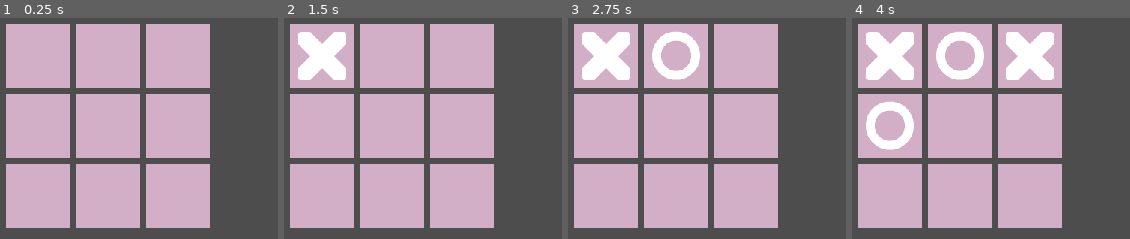
Above: before the commit, frames 1-4 (left to right).
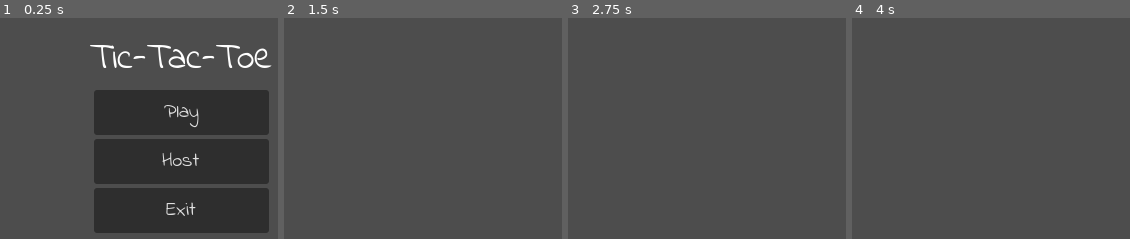
Above: after the commit, the same moments.

Repository: gkanwar/godot-tictactoe
Game: Godot game, scene res://game.tscn
Same seed, same stepped clock (60 frames per second), same inputs: the game is played once before the commit and once after it.
Inputs (mouse positions are in pixels of both pictures, inside the frame that each line leads up to):
- Up to frame 1 (0.25 s): no input
- Up to frame 2 (1.5 s): click (464, 161) at 0.5 s, where only the run after the commit has a clickable "Host"; tap Enter at 1.25 s; move the mouse to (322, 55) at 1.27 s; click (322, 55) at 1.42 s
- Up to frame 3 (2.75 s): tap Space at 2 s; move the mouse to (676, 55) at 2.02 s; click (676, 55) at 2.17 s
- Up to frame 4 (4 s): tap Enter at 2.75 s; move the mouse to (1029, 55) at 2.77 s; click (1029, 55) at 2.92 s; tap Space at 3.5 s; move the mouse to (890, 126) at 3.52 s; click (890, 126) at 3.67 s

The runs differ from the first frame. In frame 1, 77% of the frame differs, in the area x 2-98%, y 2-98%; in frame 2, 60%; in frame 3, 60%; in frame 4, 60%.

Commit message:
basic menu system

Diff:
--- a/game.tscn
+++ b/game.tscn
@@ -1,42 +1,112 @@
-[gd_scene load_steps=4 format=3 uid="uid://drvf0jrx872j0"]
+[gd_scene load_steps=7 format=3 uid="uid://drvf0jrx872j0"]
 
+[ext_resource type="Script" path="res://manager.gd" id="1_2tgya"]
 [ext_resource type="Script" path="res://board.gd" id="1_hqhoe"]
 [ext_resource type="Script" path="res://game.gd" id="1_ms3vy"]
 [ext_resource type="PackedScene" uid="uid://c5yuvkvhxg37v" path="res://tile.tscn" id="1_oexni"]
+[ext_resource type="Script" path="res://menu.gd" id="4_ok8pt"]
+[ext_resource type="Script" path="res://lobby.gd" id="6_7j5sa"]
 
-[node name="SceneManager" type="Node"]
+[node name="Root" type="Node"]
 
-[node name="Game" type="Node2D" parent="."]
+[node name="SceneManager" type="Node" parent="." node_paths=PackedStringArray("game_scene", "menu_scene", "lobby_scene")]
 unique_name_in_owner = true
+script = ExtResource("1_2tgya")
+game_scene = NodePath("Game")
+menu_scene = NodePath("Menu")
+lobby_scene = NodePath("Lobby")
+
+[node name="Game" type="Node2D" parent="SceneManager"]
+unique_name_in_owner = true
+visible = false
 script = ExtResource("1_ms3vy")
 
-[node name="Board" type="Node2D" parent="Game"]
+[node name="Board" type="Node2D" parent="SceneManager/Game"]
 position = Vector2(116, 123)
 script = ExtResource("1_hqhoe")
 
-[node name="Tile11" parent="Game/Board" instance=ExtResource("1_oexni")]
+[node name="Tile11" parent="SceneManager/Game/Board" instance=ExtResource("1_oexni")]
 position = Vector2(40, 40)
 
-[node name="Tile12" parent="Game/Board" instance=ExtResource("1_oexni")]
+[node name="Tile12" parent="SceneManager/Game/Board" instance=ExtResource("1_oexni")]
 position = Vector2(110, 40)
 
-[node name="Tile13" parent="Game/Board" instance=ExtResource("1_oexni")]
+[node name="Tile13" parent="SceneManager/Game/Board" instance=ExtResource("1_oexni")]
 position = Vector2(180, 40)
 
-[node name="Tile21" parent="Game/Board" instance=ExtResource("1_oexni")]
+[node name="Tile21" parent="SceneManager/Game/Board" instance=ExtResource("1_oexni")]
 position = Vector2(40, 110)
 
-[node name="Tile22" parent="Game/Board" instance=ExtResource("1_oexni")]
+[node name="Tile22" parent="SceneManager/Game/Board" instance=ExtResource("1_oexni")]
 position = Vector2(110, 110)
 
-[node name="Tile23" parent="Game/Board" instance=ExtResource("1_oexni")]
+[node name="Tile23" parent="SceneManager/Game/Board" instance=ExtResource("1_oexni")]
 position = Vector2(180, 110)
 
-[node name="Tile31" parent="Game/Board" instance=ExtResource("1_oexni")]
+[node name="Tile31" parent="SceneManager/Game/Board" instance=ExtResource("1_oexni")]
 position = Vector2(40, 180)
 
-[node name="Tile32" parent="Game/Board" instance=ExtResource("1_oexni")]
+[node name="Tile32" parent="SceneManager/Game/Board" instance=ExtResource("1_oexni")]
 position = Vector2(110, 180)
 
-[node name="Tile33" parent="Game/Board" instance=ExtResource("1_oexni")]
+[node name="Tile33" parent="SceneManager/Game/Board" instance=ExtResource("1_oexni")]
 position = Vector2(180, 180)
+
+[node name="Menu" type="Control" parent="SceneManager"]
+layout_mode = 3
+anchors_preset = 15
+anchor_right = 1.0
+anchor_bottom = 1.0
+grow_horizontal = 2
+grow_vertical = 2
+script = ExtResource("4_ok8pt")
+
+[node name="MarginContainer" type="MarginContainer" parent="SceneManager/Menu"]
+layout_mode = 1
+anchors_preset = 15
+anchor_right = 1.0
+anchor_bottom = 1.0
+grow_horizontal = 2
+grow_vertical = 2
+theme_override_constants/margin_top = 10
+theme_override_constants/margin_bottom = 10
+
+[node name="VBoxContainer" type="VBoxContainer" parent="SceneManager/Menu/MarginContainer"]
+layout_mode = 2
+size_flags_horizontal = 4
+size_flags_vertical = 4
+
+[node name="Title" type="Label" parent="SceneManager/Menu/MarginContainer/VBoxContainer"]
+layout_mode = 2
+size_flags_horizontal = 4
+theme_type_variation = &"TitleLabel"
+text = "Tic-Tac-Toe"
+horizontal_alignment = 1
+
+[node name="PlayButton" type="Button" parent="SceneManager/Menu/MarginContainer/VBoxContainer"]
+unique_name_in_owner = true
+custom_minimum_size = Vector2(175, 45)
+layout_mode = 2
+size_flags_horizontal = 4
+text = "Play"
+
+[node name="HostButton" type="Button" parent="SceneManager/Menu/MarginContainer/VBoxContainer"]
+unique_name_in_owner = true
+custom_minimum_size = Vector2(175, 45)
+layout_mode = 2
+size_flags_horizontal = 4
+text = "Host"
+
+[node name="ExitButton" type="Button" parent="SceneManager/Menu/MarginContainer/VBoxContainer"]
+unique_name_in_owner = true
+custom_minimum_size = Vector2(175, 45)
+layout_mode = 2
+size_flags_horizontal = 4
+text = "Exit"
+
+[node name="Lobby" type="Control" parent="SceneManager"]
+layout_mode = 3
+anchors_preset = 0
+offset_right = 40.0
+offset_bottom = 40.0
+script = ExtResource("6_7j5sa")
--- /dev/null
+++ b/lobby.gd
@@ -0,0 +1,8 @@
+class_name Lobby
+extends Control
+
+func intent_play():
+	print("PLAY")
+
+func intent_host():
+	print("HOST")
--- /dev/null
+++ b/manager.gd
@@ -0,0 +1,34 @@
+class_name SceneManager
+extends Node
+
+enum Scene {GAME_SCENE, MENU_SCENE, LOBBY_SCENE}
+enum Intent {DEFAULT, LOBBY_PLAY, LOBBY_HOST}
+
+@export_group("Scenes")
+@export var game_scene: Game
+@export var menu_scene: Menu
+@export var lobby_scene: Lobby
+
+@onready var scene_map = {
+	Scene.GAME_SCENE: game_scene,
+	Scene.MENU_SCENE: menu_scene,
+	Scene.LOBBY_SCENE: lobby_scene,
+}
+
+signal jumped_to_scene(scene, intent)
+
+func _ready():
+	jumped_to_scene.connect(_jumped_to_scene)
+
+func _jumped_to_scene(scene: Scene, intent: Intent):
+	for k in scene_map:
+		if (k == scene):
+			scene_map[k].show()
+		else:
+			scene_map[k].hide()
+	if intent == Intent.DEFAULT:
+		return
+	elif intent == Intent.LOBBY_PLAY:
+		lobby_scene.intent_play()
+	elif intent == Intent.LOBBY_HOST:
+		lobby_scene.intent_host()
--- /dev/null
+++ b/menu.gd
@@ -0,0 +1,24 @@
+class_name Menu
+extends Control
+
+@onready var play_button: Button = %PlayButton
+@onready var host_button: Button = %HostButton
+@onready var exit_button: Button = %ExitButton
+@onready var scene_manager: Node = %SceneManager
+
+
+func _ready():
+	play_button.pressed.connect(_play_pressed)
+	host_button.pressed.connect(_host_pressed)
+	exit_button.pressed.connect(_exit_pressed)
+
+func _play_pressed():
+	scene_manager.jumped_to_scene.emit(
+		SceneManager.Scene.LOBBY_SCENE, SceneManager.Intent.LOBBY_PLAY)
+
+func _host_pressed():
+	scene_manager.jumped_to_scene.emit(
+		SceneManager.Scene.LOBBY_SCENE, SceneManager.Intent.LOBBY_HOST)
+
+func _exit_pressed():
+	get_tree().quit()
--- a/project.godot
+++ b/project.godot
@@ -29,6 +29,10 @@
 
 project/assembly_name="TicTacToe"
 
+[gui]
+
+theme/custom="res://themes/global_theme.tres"
+
 [rendering]
 
 renderer/rendering_method="mobile"
--- /dev/null
+++ b/themes/global_theme.tres
@@ -0,0 +1,12 @@
+[gd_resource type="Theme" load_steps=3 format=3 uid="uid://m1v5tclgi5yg"]
+
+[ext_resource type="FontFile" uid="uid://btieg1hk2fhvl" path="res://assets/fonts/IndieFlower/IndieFlower-Regular.ttf" id="1_l3s1p"]
+
+[sub_resource type="StyleBoxEmpty" id="StyleBoxEmpty_ncd0q"]
+
+[resource]
+default_font = ExtResource("1_l3s1p")
+default_font_size = 20
+Button/styles/focus = SubResource("StyleBoxEmpty_ncd0q")
+TitleLabel/base_type = &"Label"
+TitleLabel/font_sizes/font_size = 36
Binary file added: assets/fonts/IndieFlower/IndieFlower-Regular.ttf
Not shown, added: assets/fonts/IndieFlower/IndieFlower-Regular.ttf.import
Not shown, added: assets/fonts/IndieFlower/OFL.txt
